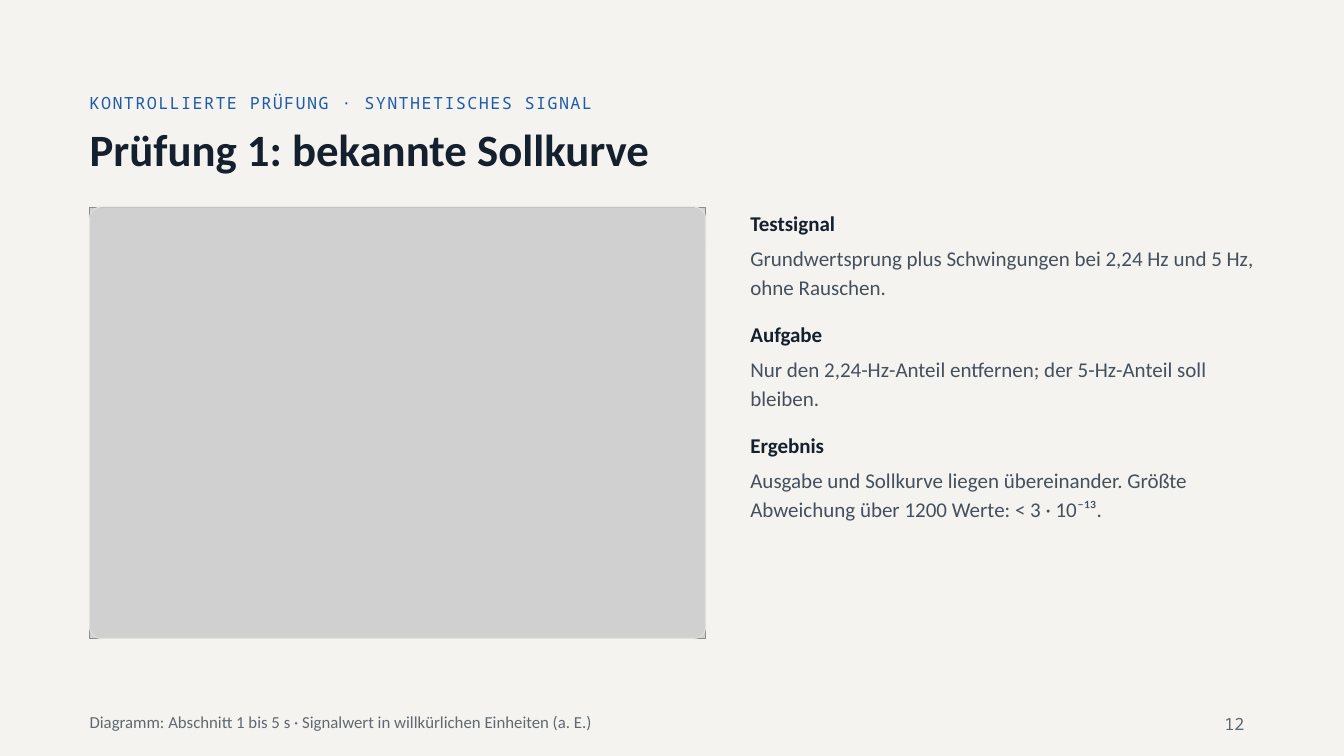
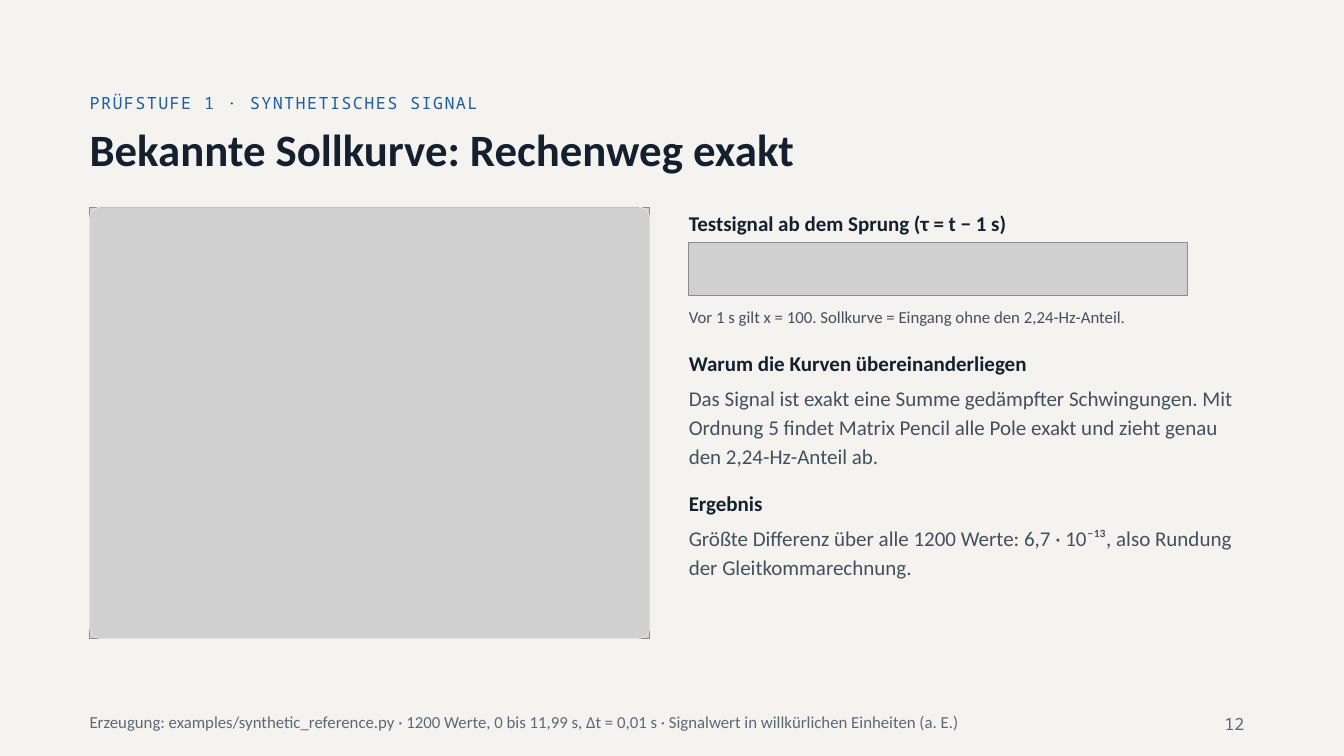
Before and after one commit to relaytoroot/prony_matrix_pencil_filter, a slide deck: slide 12 of docs/praesentation/Ergebnisse_Matrix_Pencil_Arbeitsfassung.pptx. Drawn at 1344x756 pixels with LibreOffice and Linux fonts; fonts in the diff are those of the drawing; grey boxes stand for pictures. Boxes give left, top, right and bottom in pixels: in the first picture for what was removed or moved away, otherwise in the second. Text is boxed around its words. In the diff, an @@ line names an element or a change of style, - is before the commit and + after.

```diff
--- a/docs/praesentation/Ergebnisse_Matrix_Pencil_Arbeitsfassung.pptx
+++ b/docs/praesentation/Ergebnisse_Matrix_Pencil_Arbeitsfassung.pptx
@@ text at (90, 93, 477, 109): text changed @@
-KONTROLLIERTE PRÜFUNG · SYNTHETISCHES SIGNAL
+PRÜFSTUFE 1 · SYNTHETISCHES SIGNAL
@@ title at (90, 134, 794, 174): text changed @@
-Prüfung 1: bekannte Sollkurve
+Bekannte Sollkurve: Rechenweg exakt
@@ picture: place and size @@
-picture at (90, 208, 706, 639)
+picture at (90, 208, 650, 639)
@@ rounded rectangle: place and size @@
-rounded rectangle at (90, 208, 706, 639)
+rounded rectangle at (90, 208, 650, 639)
@@ text at (689, 215, 1006, 235): text changed @@
-Testsignal
+Testsignal ab dem Sprung (τ = t − 1 s)
@@ picture added at (689, 242, 1187, 295) @@
@@ text removed at (750, 251, 1254, 295) @@
-Grundwertsprung plus Schwingungen bei 2,24 Hz und 5 Hz, ohne Rauschen.
@@ text at (689, 311, 1125, 326): text changed; size 15 to 12 pt; text colour #14202E to #44505E; bold off @@
-Aufgabe
+Vor 1 s gilt x = 100. Sollkurve = Eingang ohne den 2,24-Hz-Anteil.
@@ text at (689, 356, 1027, 375): text changed; text colour #44505E to #14202E; bold on @@
-Nur den 2,24-Hz-Anteil entfernen; der 5-Hz-Anteil soll bleiben.
+Warum die Kurven übereinanderliegen
@@ text added at (689, 391, 1232, 467), 15 pt, text #44505E @@
+Das Signal ist exakt eine Summe gedämpfter Schwingungen. Mit Ordnung 5 findet Matrix Pencil alle Pole exakt und zieht genau den 2,24-Hz-Anteil ab.
@@ text "Ergebnis": place and size @@
-text "Ergebnis" at (750, 438, 824, 457)
+text "Ergebnis" at (689, 496, 763, 515)
@@ text at (689, 530, 1231, 579): text changed @@
-Ausgabe und Sollkurve liegen übereinander. Größte Abweichung über 1200 Werte: < 3 · 10⁻¹³.
+Größte Differenz über alle 1200 Werte: 6,7 · 10⁻¹³, also Rundung der Gleitkommarechnung.
@@ text at (90, 716, 958, 731): text changed @@
-Diagramm: Abschnitt 1 bis 5 s · Signalwert in willkürlichen Einheiten (a. E.)
+Erzeugung: examples/synthetic_reference.py · 1200 Werte, 0 bis 11,99 s, Δt = 0,01 s · Signalwert in willkürlichen Einheiten (a. E.)
```
Also in this commit, not shown: 8 other slides changed, 1 slide added, 1 slide removed, 1 other file.
